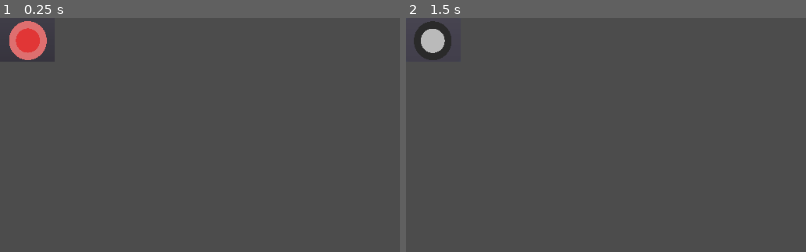
Above: before the commit, frames 1-2 (left to right).
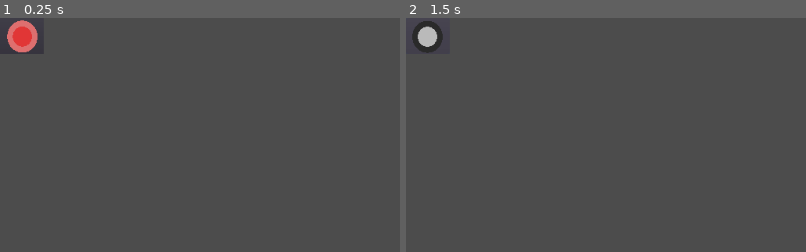
Above: after the commit, the same moments.

Repository: Boyquotes/Logic_Gates
Game: Godot game, scene res://plug.tscn
Same seed, same stepped clock (60 frames per second), same inputs: the game is played once before the commit and once after it.
Inputs (mouse positions are % of the whole screen's width and height, from its top left; square brackets give the same spot before the commit, where the layout moved):
- Up to frame 1 (0.25 s): no input
- Up to frame 2 (1.5 s): click (3, 4) [3, 5] at 0.5 s; click (3, 4) [3, 5] at 1.25 s
The pictures show only the part of the screen within x 0-50%, y 0-50%; the shares and areas given below are measured in that part.

The runs differ from the first frame. In frame 1, 0.9% of the frame differs, in the area x 1-12%, y 0-18%; in frame 2, 0.8%.

Commit message:
button knows when its hoverd upon and when the mouse is pressed

Diff:
--- a/Control.tscn
+++ b/Control.tscn
@@ -1,9 +1,11 @@
-[gd_scene load_steps=5 format=2]
+[gd_scene load_steps=7 format=2]
 
 [ext_resource path="res://plug.tscn" type="PackedScene" id=1]
 [ext_resource path="res://start.tscn" type="PackedScene" id=2]
 [ext_resource path="res://input_board.tscn" type="PackedScene" id=3]
 [ext_resource path="res://Images/plug_on.svg" type="Texture" id=4]
+[ext_resource path="res://output_board.tscn" type="PackedScene" id=5]
+[ext_resource path="res://board.tscn" type="PackedScene" id=6]
 
 [node name="Control" type="Control"]
 anchor_right = 1.0
@@ -17,12 +19,7 @@
 
 [node name="start" parent="." instance=ExtResource( 2 )]
 
-[node name="plug" parent="." instance=ExtResource( 1 )]
-margin_left = 438.902
-margin_top = 173.673
-margin_right = 1986.9
-margin_bottom = 1331.67
-icon = ExtResource( 4 )
+[node name="board" parent="." instance=ExtResource( 6 )]
 
 [node name="input_board" parent="." instance=ExtResource( 3 )]
 margin_left = 1.0
@@ -30,8 +27,12 @@
 margin_right = 76.0
 margin_bottom = 603.0
 
-[node name="input_board2" parent="." instance=ExtResource( 3 )]
-margin_left = 205.765
-margin_top = 4.71938
-margin_right = 301.765
-margin_bottom = 603.719
+[node name="output_board" parent="." instance=ExtResource( 5 )]
+margin_left = 951.0
+
+[node name="plug" parent="." instance=ExtResource( 1 )]
+margin_left = 106.284
+margin_top = 27.4871
+margin_right = 1654.28
+margin_bottom = 1185.49
+icon = ExtResource( 4 )
--- /dev/null
+++ b/board.tscn
@@ -0,0 +1,33 @@
+[gd_scene load_steps=4 format=2]
+
+[ext_resource path="res://output_board.tscn" type="PackedScene" id=1]
+[ext_resource path="res://input_board.tscn" type="PackedScene" id=2]
+[ext_resource path="res://plug.tscn" type="PackedScene" id=3]
+
+[node name="board" type="ColorRect"]
+margin_left = 27.0
+margin_top = -8.0
+margin_right = 986.0
+margin_bottom = 626.0
+color = Color( 0.458824, 0.458824, 0.458824, 1 )
+__meta__ = {
+"_edit_use_anchors_": false
+}
+
+[node name="input_board" parent="." instance=ExtResource( 2 )]
+margin_left = -25.0
+margin_top = -3.0
+margin_right = 52.0
+margin_bottom = 620.0
+
+[node name="plug" parent="." instance=ExtResource( 3 )]
+margin_left = 254.51
+margin_top = 242.679
+margin_right = 1802.51
+margin_bottom = 1400.68
+
+[node name="output_board" parent="." instance=ExtResource( 1 )]
+margin_left = 933.0
+margin_top = 2.0
+margin_right = 998.0
+margin_bottom = 623.0
--- a/input_board.tscn
+++ b/input_board.tscn
@@ -1,11 +1,28 @@
-[gd_scene format=2]
+[gd_scene load_steps=2 format=2]
+
+[ext_resource path="res://start.tscn" type="PackedScene" id=1]
 
 [node name="input_board" type="ColorRect"]
-margin_left = 148.325
-margin_top = 8.41623
-margin_right = 225.325
-margin_bottom = 607.416
+margin_left = 2.0
+margin_top = -14.0
+margin_right = 79.0
+margin_bottom = 616.0
 color = Color( 0.180392, 0.180392, 0.180392, 1 )
 __meta__ = {
 "_edit_use_anchors_": false
 }
+
+[node name="start0" parent="." instance=ExtResource( 1 )]
+position = Vector2( 11.4431, 331.718 )
+
+[node name="start1" parent="." instance=ExtResource( 1 )]
+position = Vector2( 11.4431, 185.512 )
+
+[node name="Button" type="Button" parent="."]
+margin_left = 8.23785
+margin_top = 535.297
+margin_right = 63.2379
+margin_bottom = 584.297
+__meta__ = {
+"_edit_use_anchors_": false
+}
--- /dev/null
+++ b/output_board.tscn
@@ -0,0 +1,11 @@
+[gd_scene format=2]
+
+[node name="output_board" type="ColorRect"]
+margin_left = 957.0
+margin_top = -9.0
+margin_right = 1022.0
+margin_bottom = 614.0
+color = Color( 0.180392, 0.180392, 0.180392, 1 )
+__meta__ = {
+"_edit_use_anchors_": false
+}
--- a/plug.gd
+++ b/plug.gd
@@ -4,13 +4,35 @@
 var icon_off = preload("res://plug_off.svg")
 var on = true
 var pos = null
+var selected = false
+
+var hovered = false
+var p = false
+
+func _process(delta):
+	if Input.is_mouse_button_pressed(1) and not p:
+		p = true
+		print("pressed")
+	elif not Input.is_mouse_button_pressed(1):
+		p = false
+
 
 
 func _on_plug_button_down():
 	pos = get_viewport().get_mouse_position()
+	selected = true
 
 
 func _on_plug_button_up():
 	if pos == get_viewport().get_mouse_position():
 		on = false
 		icon = icon_off
+	selected = false
+
+
+func _on_plug_mouse_entered():
+	hovered = true
+
+
+func _on_plug_mouse_exited():
+	hovered = false
--- a/plug.tscn
+++ b/plug.tscn
@@ -4,9 +4,9 @@
 [ext_resource path="res://plug.gd" type="Script" id=2]
 
 [node name="plug" type="Button"]
-margin_right = 64.0
-margin_bottom = 56.0
-rect_scale = Vector2( 0.0452024, 0.0481709 )
+margin_right = 1548.0
+margin_bottom = 1158.0
+rect_scale = Vector2( 0.0362539, 0.0396702 )
 icon = ExtResource( 1 )
 script = ExtResource( 2 )
 __meta__ = {
@@ -14,3 +14,5 @@
 }
 [connection signal="button_down" from="." to="." method="_on_plug_button_down"]
 [connection signal="button_up" from="." to="." method="_on_plug_button_up"]
+[connection signal="mouse_entered" from="." to="." method="_on_plug_mouse_entered"]
+[connection signal="mouse_exited" from="." to="." method="_on_plug_mouse_exited"]
--- a/start.tscn
+++ b/start.tscn
@@ -4,7 +4,7 @@
 [ext_resource path="res://start_plug.gd" type="Script" id=2]
 [ext_resource path="res://start_plug_off.svg" type="Texture" id=3]
 
-[node name="Node2D" type="Node2D"]
+[node name="start" type="Node2D"]
 scale = Vector2( 0.82906, 0.853659 )
 
 [node name="on_off" type="Button" parent="."]
@@ -18,10 +18,10 @@
 }
 
 [node name="start_plug" parent="." instance=ExtResource( 1 )]
-margin_left = 88.0
-margin_top = 2.0
-margin_right = 1636.0
-margin_bottom = 1160.0
+margin_left = 86.7938
+margin_top = 6.68571
+margin_right = 1634.79
+margin_bottom = 1164.69
 icon = ExtResource( 3 )
 script = ExtResource( 2 )
 [connection signal="pressed" from="on_off" to="start_plug" method="_on_on_off_pressed"]
--- a/start_plug.gd
+++ b/start_plug.gd
@@ -4,16 +4,28 @@
 var icon_off = preload("res://start_plug_off.svg")
 var on = false
 var pos = null
+var selected = false
+
+var hovered = false
+var p = false
+
+func _process(delta):
+	if Input.is_mouse_button_pressed(1) and not p:
+		p = true
+		print("pressed")
+	elif not Input.is_mouse_button_pressed(1):
+		p = false
 
 
 func _on_plug_button_down():
 	pos = get_viewport().get_mouse_position()
-
+	selected = true
 
 func _on_plug_button_up():
 	if pos == get_viewport().get_mouse_position():
 		on = false
 		icon = icon_off
+	selected = false
 
 func _on_on_off_pressed():
 	on = not on
@@ -22,3 +34,12 @@
 	else:
 		icon = icon_off
 	print("start button je ", on)
+
+
+func _on_plug_mouse_entered():
+
+	hovered = true
+
+
+func _on_plug_mouse_exited():
+	hovered = false
